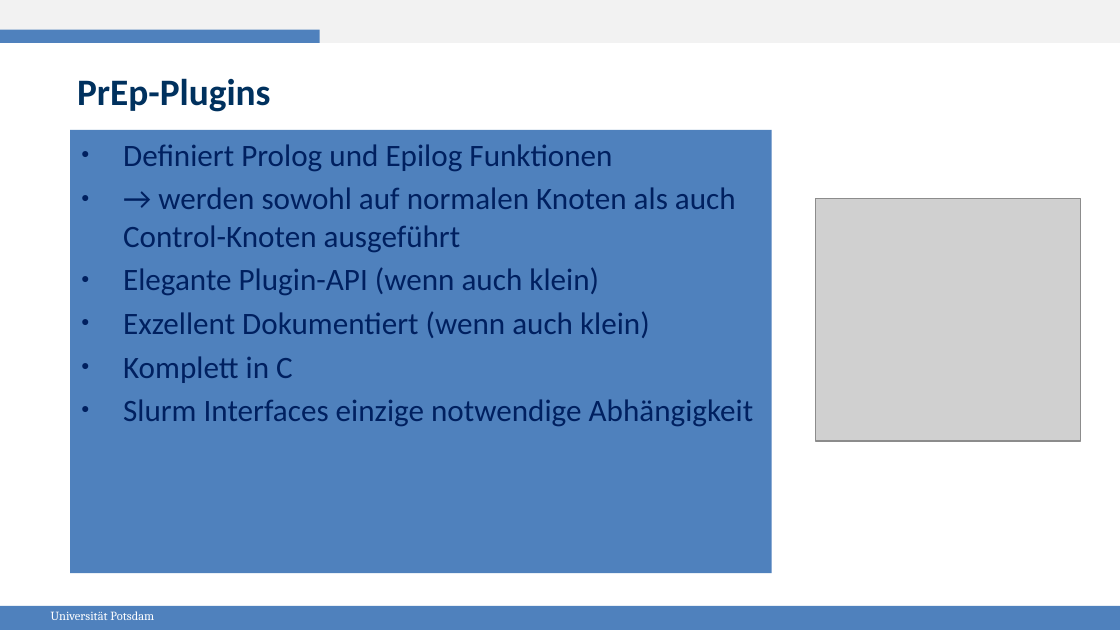
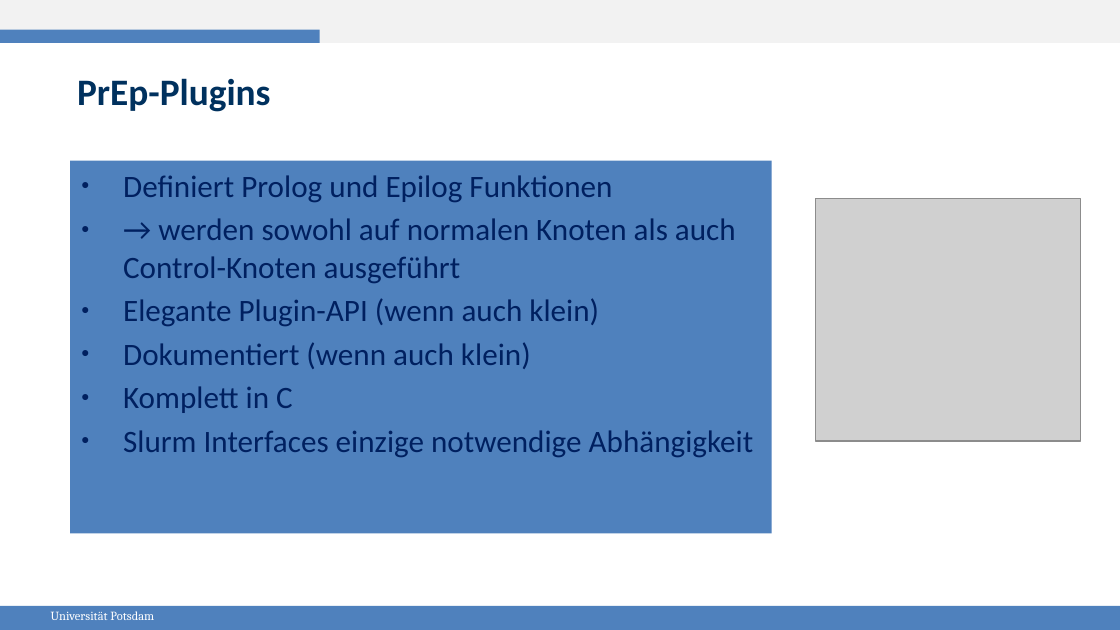
Before and after one commit to gespel/EPSA, a slide deck: slide 5 of praesi.odp (slide 4 before the commit). Drawn at 1120x630 pixels with LibreOffice and Linux fonts; fonts in the diff are those of the drawing; grey boxes stand for pictures. Boxes give left, top, right and bottom in pixels: in the first picture for what was removed or moved away, otherwise in the second. Text is boxed around its words. In the diff, an @@ line names an element or a change of style, - is before the commit and + after.

```diff
--- a/praesi.odp
+++ b/praesi.odp
@@ rectangle "Definiert Prolog und Epilog Funktionen": place and size @@
-rectangle "Definiert Prolog und Epilog Funktionen" at (71,130,772,573)
+rectangle "Definiert Prolog und Epilog Funktionen" at (71,160,772,533)
@@ text in rectangle at (123,342,531,369): text changed @@
-● Exzellent Dokumentiert (wenn auch klein)
+● Dokumentiert (wenn auch klein)
```
Also in this commit, not shown: 7 other slides changed, 3 slides added, 1 other file.
